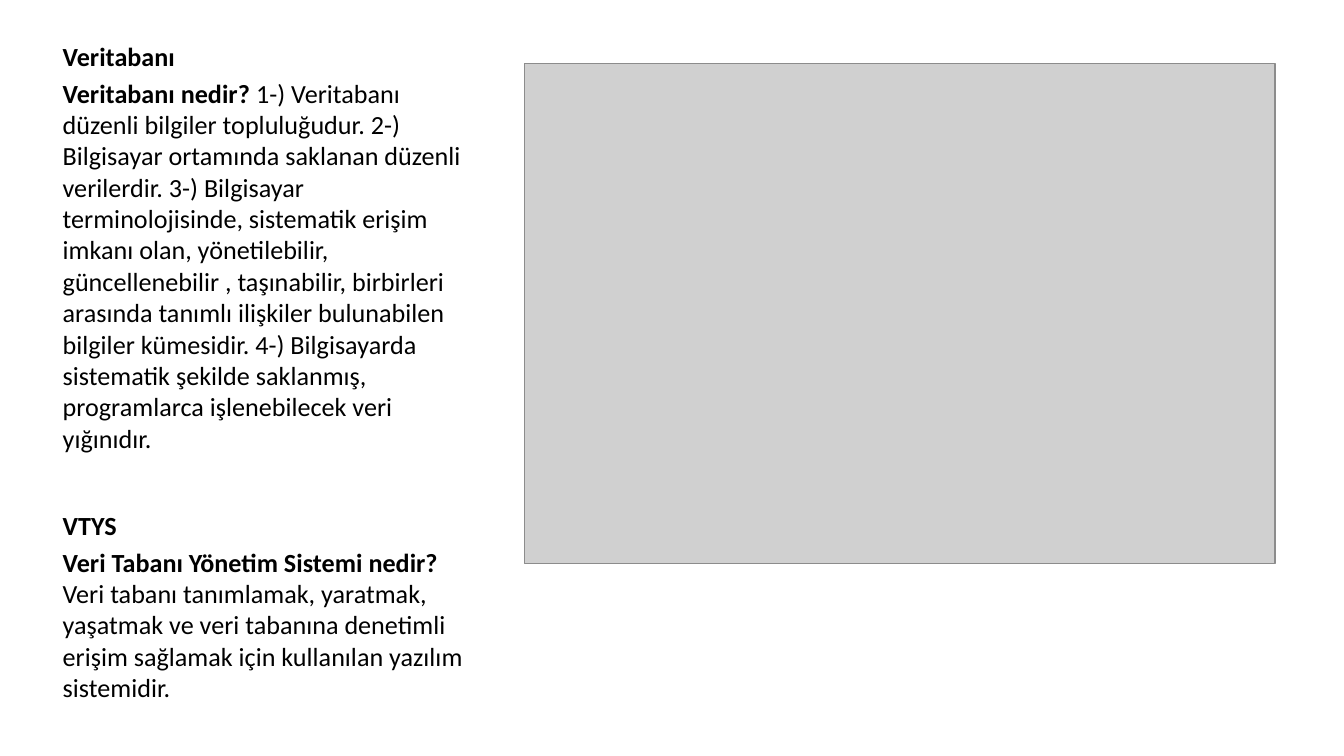
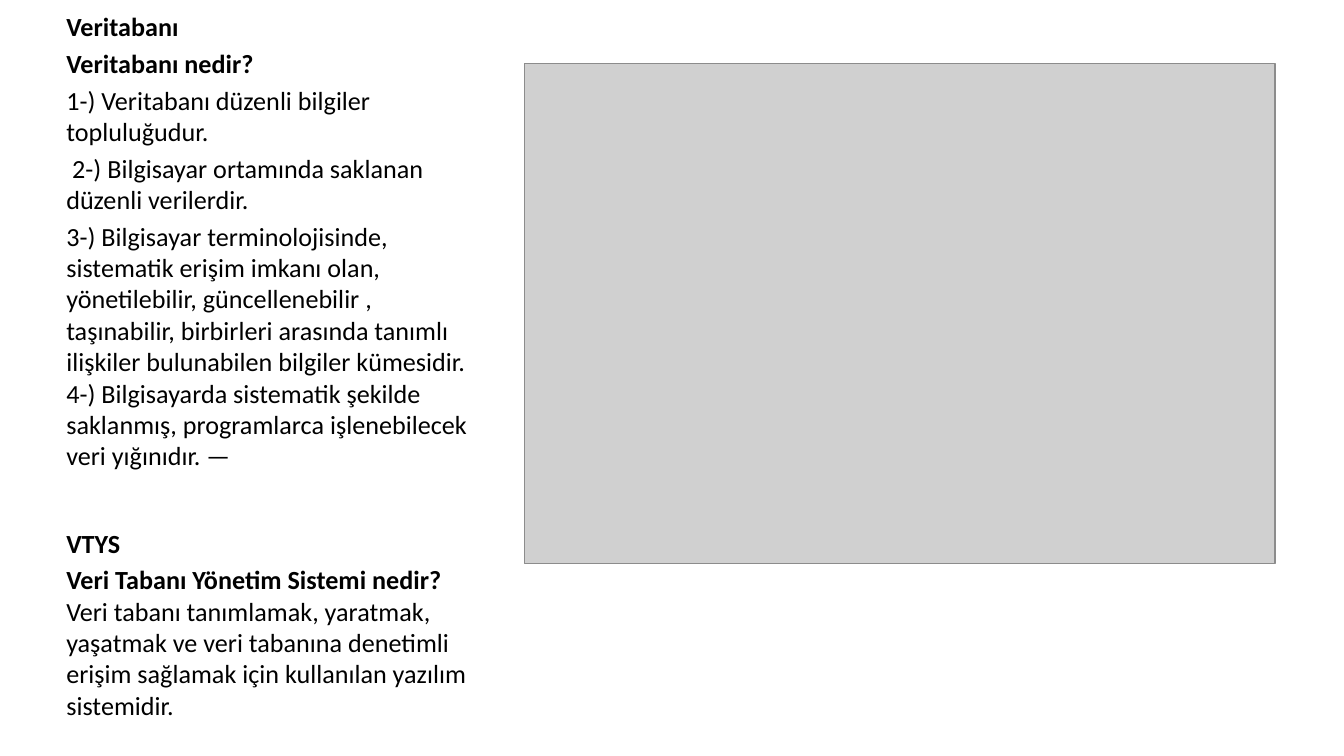
Before and after one commit to abdulsamed57/course-note-template, a slide deck: slide 5 of site/en/week-1/week-1.tr.md_word.pptx. Drawn at 1344x756 pixels with LibreOffice and Linux fonts; fonts in the diff are those of the drawing; grey boxes stand for pictures. Boxes give left, top, right and bottom in pixels: in the first picture for what was removed or moved away, otherwise in the second. Text is boxed around its words. In the diff, an @@ line names an element or a change of style, - is before the commit and + after.

```diff
--- a/site/en/week-1/week-1.tr.md_word.pptx
+++ b/site/en/week-1/week-1.tr.md_word.pptx
@@ text "Veritabanı": place and size @@
-text "Veritabanı" at [63, 47, 462, 698]
+text "Veritabanı" at [66, 17, 467, 716]
@@ text at [66, 54, 467, 470]: text changed @@
-Veritabanı nedir? 1-) Veritabanı düzenli bilgiler topluluğudur. 2-) Bilgisayar ortamında saklanan düzenli verilerdir. 3-) Bilgisayar terminolojisinde, sistematik erişim imkanı olan, yönetilebilir, güncellenebilir , taşınabilir, birbirleri arasında tanımlı ilişkiler bulunabilen bilgiler kümesidir. 4-) Bilgisayarda sistematik şekilde saklanmış, programlarca işlenebilecek veri yığınıdır.
+Veritabanı nedir?
+1-) Veritabanı düzenli bilgiler topluluğudur.
+2-) Bilgisayar ortamında saklanan düzenli verilerdir.
+3-) Bilgisayar terminolojisinde, sistematik erişim imkanı olan, yönetilebilir, güncellenebilir , taşınabilir, birbirleri arasında tanımlı ilişkiler bulunabilen bilgiler kümesidir. 4-) Bilgisayarda sistematik şekilde saklanmış, programlarca işlenebilecek veri yığınıdır. —
```
Also in this commit, not shown: 2 other slides changed, 28 other files.
